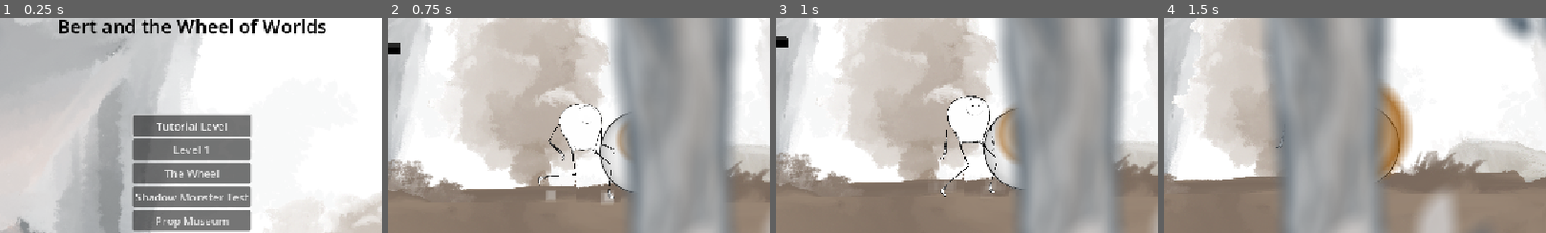
Above: before the commit, frames 1-4 (left to right).
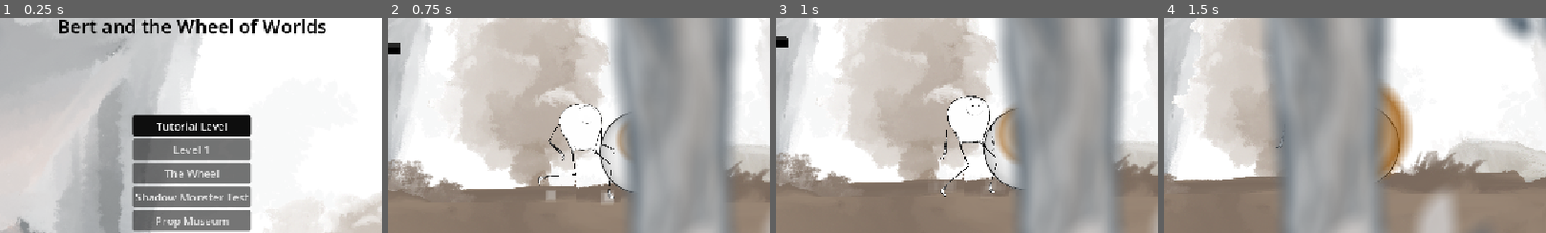
Above: after the commit, the same moments.

Repository: markguinn/wheel-of-worlds
Game: Godot game, scene res://main.tscn
Same seed, same stepped clock (60 frames per second), same inputs: the game is played once before the commit and once after it.
Inputs (mouse positions are % of the whole screen's width and height, from its top left):
- Up to frame 1 (0.25 s): no input
- Up to frame 2 (0.75 s): click "Level 1" at 0.5 s
- Up to frame 3 (1 s): no input
- Up to frame 4 (1.5 s): tap Enter (interact) at 1.25 s; move the mouse to (72, 45) at 1.27 s; hold Right (right) from 1.28 s (still down); hold Enter (interact) from 1.28 s (still down); click (72, 45) at 1.42 s
The pictures show only the part of the screen within x 25-75%, y 21-71%; the shares and areas given below are measured in that part.

The runs differ from the first frame. In frame 1, 3.1% of the frame differs, in the area x 34-66%, y 44-56%; in frame 2, nothing differs; in frame 3, nothing differs; in frame 4, nothing differs.

Commit message:
make focused button clearer on title screen

Diff:
--- a/theme.tres
+++ b/theme.tres
@@ -1,6 +1,14 @@
 [gd_resource type="Theme" format=3 uid="uid://oh3aeoiln57v"]
 
+[sub_resource type="StyleBoxFlat" id="StyleBoxFlat_wvktn"]
+bg_color = Color(0.056291588, 0.05629161, 0.05629155, 1)
+corner_radius_top_left = 4
+corner_radius_top_right = 4
+corner_radius_bottom_right = 4
+corner_radius_bottom_left = 4
+
 [resource]
+Button/styles/focus = SubResource("StyleBoxFlat_wvktn")
 Label/colors/font_color = Color(0, 0, 0, 1)
 Label/colors/font_outline_color = Color(0.57700837, 0.5770084, 0.57700837, 1)
 Label/constants/outline_size = 2
